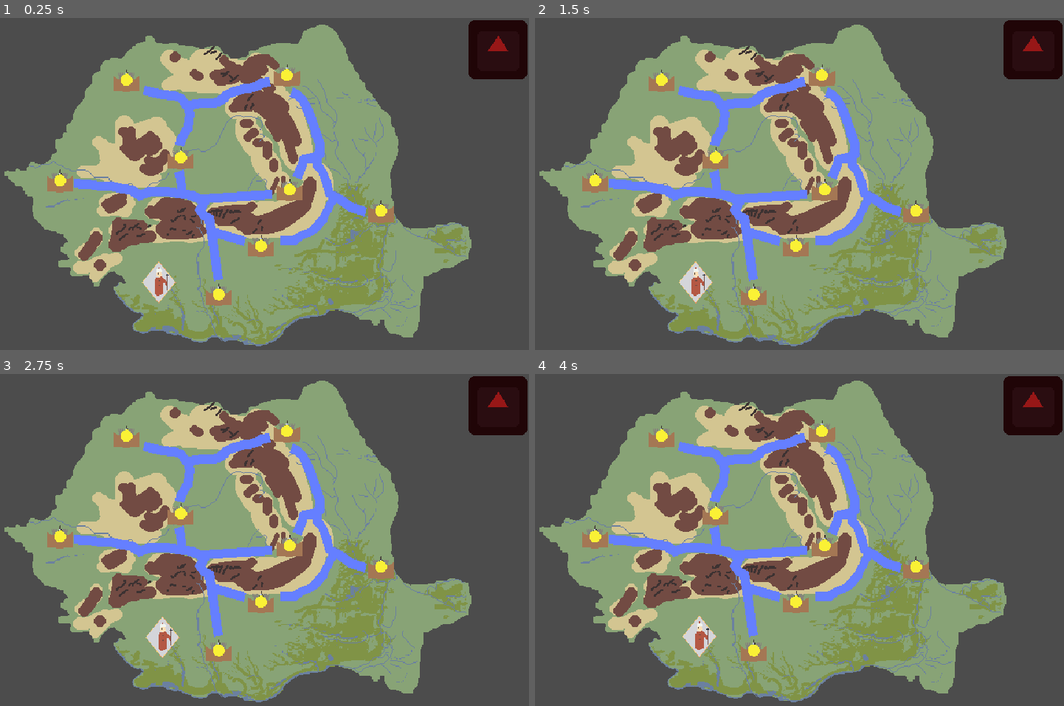
Above: before the commit, frames 1-4 (two rows, left to right).
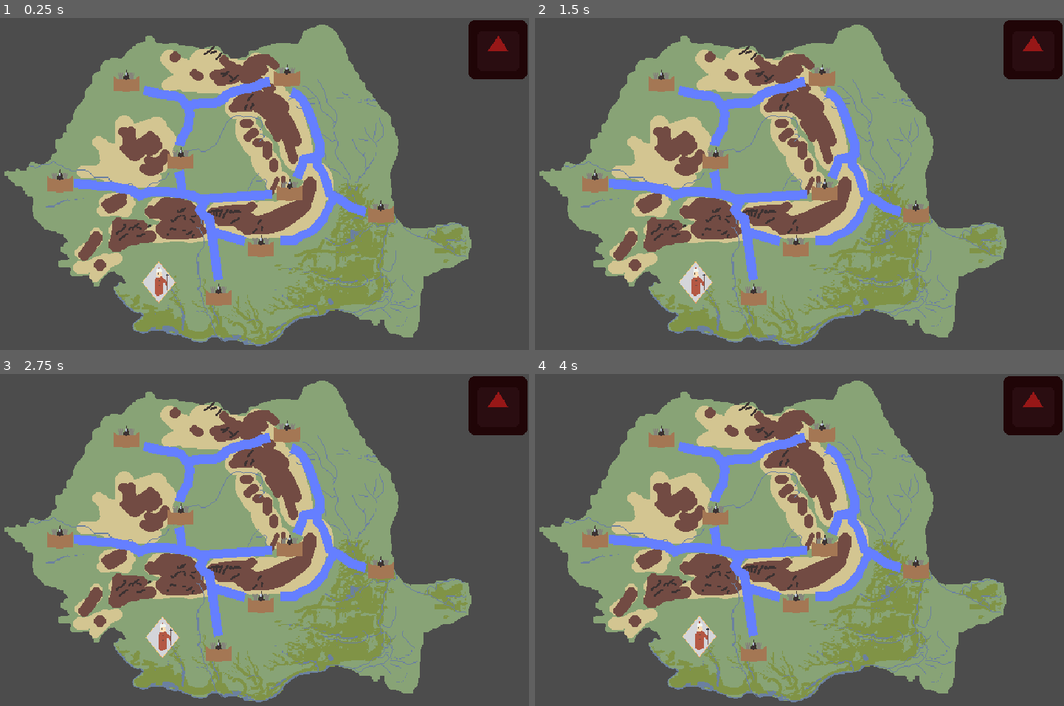
Above: after the commit, the same moments.

Repository: Bstylestuff/Solomonari
Game: Godot game, scene res://Screens/MainGame/World.tscn
Same seed, same stepped clock (60 frames per second), same inputs: the game is played once before the commit and once after it. This scene is started directly instead of the project's main scene. The engine's default icon, where the game draws it, is replaced by a stand-in: a white triangle on a blue panel in a dark square.
Inputs (mouse positions are in pixels of both pictures, inside the frame that each line leads up to):
- Up to frame 1 (0.25 s): no input
- Up to frame 2 (1.5 s): tap Enter at 0.5 s; move the mouse to (900, 167) at 0.52 s; click (900, 167) at 0.67 s; tap Space at 1.25 s; move the mouse to (651, 200) at 1.27 s; click (651, 200) at 1.42 s
- Up to frame 3 (2.75 s): move the mouse to (290, 466) at 2.02 s; click (290, 466) at 2.17 s
- Up to frame 4 (4 s): move the mouse to (741, 606) at 2.77 s; click (741, 606) at 2.92 s; tap Enter at 3.5 s; move the mouse to (947, 589) at 3.52 s; click (947, 589) at 3.67 s

The runs differ from the first frame. In frame 1, 0.5% of the frame differs, in the area x 10-74%, y 15-86%; in frame 2, 0.5%; in frame 3, 0.5%; in frame 4, 0.5%.

Commit message:
town now pays

Diff:
--- a/Screens/MainGame/World.gd
+++ b/Screens/MainGame/World.gd
@@ -10,3 +10,4 @@
 
 func _on_pauseButton_pressed():
 	$Mountain.spawn()
+	$Map/Town.pay()
--- a/Town/Town.tscn
+++ b/Town/Town.tscn
@@ -1,55 +1,68 @@
-[gd_scene load_steps=15 format=2]
+[gd_scene load_steps=7 format=2]
 
-[ext_resource path="res://Town/settlement_desperate.gd" type="Script" id=1]
+[ext_resource path="res://Town/settlement_base.gd" type="Script" id=1]
 [ext_resource path="res://Town/Town1.png" type="Texture" id=2]
 [ext_resource path="res://Town/Money.png" type="Texture" id=3]
 
 [sub_resource type="CircleShape2D" id=1]
 radius = 25.0
 
-[sub_resource type="AtlasTexture" id=2]
-atlas = ExtResource( 3 )
-region = Rect2( 0, 0, 64, 90 )
+[sub_resource type="Animation" id=2]
+length = 0.001
 
-[sub_resource type="AtlasTexture" id=3]
-atlas = ExtResource( 3 )
-region = Rect2( 64, 0, 64, 90 )
-
-[sub_resource type="AtlasTexture" id=4]
-atlas = ExtResource( 3 )
-region = Rect2( 128, 0, 64, 90 )
-
-[sub_resource type="AtlasTexture" id=5]
-atlas = ExtResource( 3 )
-region = Rect2( 192, 0, 64, 90 )
-
-[sub_resource type="AtlasTexture" id=6]
-atlas = ExtResource( 3 )
-region = Rect2( 256, 0, 64, 90 )
-
-[sub_resource type="AtlasTexture" id=7]
-atlas = ExtResource( 3 )
-region = Rect2( 320, 0, 64, 90 )
-
-[sub_resource type="AtlasTexture" id=8]
-atlas = ExtResource( 3 )
-region = Rect2( 384, 0, 64, 90 )
-
-[sub_resource type="AtlasTexture" id=9]
-atlas = ExtResource( 3 )
-region = Rect2( 448, 0, 64, 90 )
-
-[sub_resource type="AtlasTexture" id=10]
-atlas = ExtResource( 3 )
-region = Rect2( 512, 0, 64, 90 )
-
-[sub_resource type="SpriteFrames" id=11]
-animations = [ {
-"frames": [ SubResource( 2 ), SubResource( 3 ), SubResource( 4 ), SubResource( 5 ), SubResource( 6 ), SubResource( 7 ), SubResource( 8 ), SubResource( 9 ), SubResource( 10 ) ],
-"loop": true,
-"name": "default",
-"speed": 5.0
+[sub_resource type="Animation" id=3]
+resource_name = "TownPay"
+length = 0.5
+tracks/0/type = "value"
+tracks/0/path = NodePath("Pay:frame")
+tracks/0/interp = 1
+tracks/0/loop_wrap = true
+tracks/0/imported = false
+tracks/0/enabled = true
+tracks/0/keys = {
+"times": PoolRealArray( -0.000640099, 0.0838529, 0.155193, 0.222114, 0.288044, 0.349288, 0.415362, 0.478794 ),
+"transitions": PoolRealArray( 1, 1, 1, 1, 1, 1, 1, 1 ),
+"update": 1,
+"values": [ 0, 1, 2, 3, 5, 6, 7, 8 ]
+}
+tracks/1/type = "method"
+tracks/1/path = NodePath(".")
+tracks/1/interp = 1
+tracks/1/loop_wrap = true
+tracks/1/imported = false
+tracks/1/enabled = true
+tracks/1/keys = {
+"times": PoolRealArray( 0.5 ),
+"transitions": PoolRealArray( 1 ),
+"values": [ {
+"args": [  ],
+"method": "_pay_up"
 } ]
+}
+tracks/2/type = "value"
+tracks/2/path = NodePath("Sprite:visible")
+tracks/2/interp = 1
+tracks/2/loop_wrap = true
+tracks/2/imported = false
+tracks/2/enabled = true
+tracks/2/keys = {
+"times": PoolRealArray(  ),
+"transitions": PoolRealArray(  ),
+"update": 1,
+"values": [  ]
+}
+tracks/3/type = "value"
+tracks/3/path = NodePath("Pay:visible")
+tracks/3/interp = 1
+tracks/3/loop_wrap = true
+tracks/3/imported = false
+tracks/3/enabled = true
+tracks/3/keys = {
+"times": PoolRealArray( 0, 0.493516, 0.5 ),
+"transitions": PoolRealArray( 1, 1, 1 ),
+"update": 1,
+"values": [ true, true, false ]
+}
 
 [node name="Town" type="Node2D" groups=["towns"]]
 scale = Vector2( 0.7, 0.7 )
@@ -66,11 +79,15 @@
 shape = SubResource( 1 )
 
 [node name="FeelBubble" type="Sprite" parent="."]
-scale = Vector2( 1, 1 )
 
 [node name="NeedBubble" type="Sprite" parent="."]
 
-[node name="Pay" type="AnimatedSprite" parent="."]
+[node name="Pay" type="Sprite" parent="."]
+visible = false
 position = Vector2( 0, -27.1429 )
-scale = Vector2( 1, 1 )
-frames = SubResource( 11 )
+texture = ExtResource( 3 )
+hframes = 9
+
+[node name="AnimationPlayer" type="AnimationPlayer" parent="."]
+anims/RESET = SubResource( 2 )
+anims/TownPay = SubResource( 3 )
--- a/Town/settlement_base.gd
+++ b/Town/settlement_base.gd
@@ -22,9 +22,11 @@
 		happiness_level = happiness_level - 1
 	if tolerance >= happiness_level:
 		return money_per_tick
+
 func _threaten_city():
 	is_threatened = true
 
-# Called every frame. 'delta' is the elapsed time since the previous frame.
-#func _process(delta):
-#	pass
+func pay():
+	$AnimationPlayer.play("TownPay")
+func _pay_up():
+	GameState.add_score()
--- a/Town/settlement_desperate.gd
+++ b/Town/settlement_desperate.gd
@@ -11,8 +11,3 @@
 	is_threatened = false
 	required_food = 30
 	stored_food = 0
-
-
-# Called every frame. 'delta' is the elapsed time since the previous frame.
-#func _process(delta):
-#	pass
--- /dev/null
+++ b/Utils/GameState.gd
@@ -0,0 +1,10 @@
+extends Node
+
+var score: int =0
+var spawn_rate:int = 0
+var max_enemies:int = 0
+var enemy_spawn_rate:int = 0
+
+func add_score():
+	score+=1
+	print(score)
--- a/project.godot
+++ b/project.godot
@@ -46,6 +46,7 @@
 [autoload]
 
 MapChanger="*res://Utils/MapChanger.gd"
+GameState="*res://Utils/GameState.gd"
 
 [display]
 
